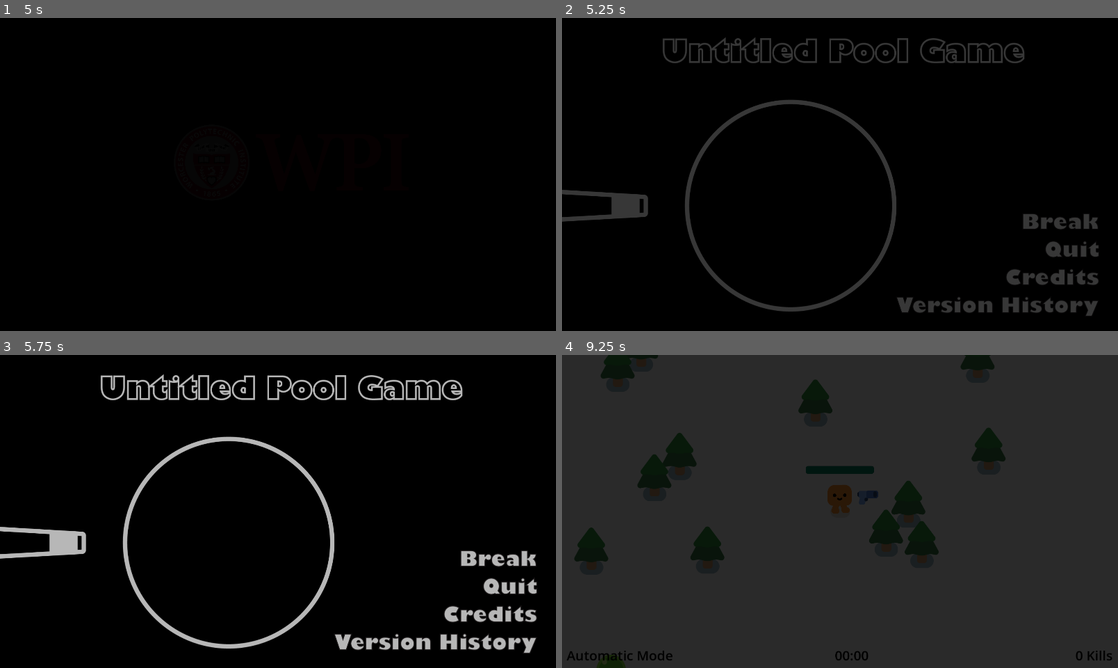
Above: before the commit, frames 1-4 (two rows, left to right).
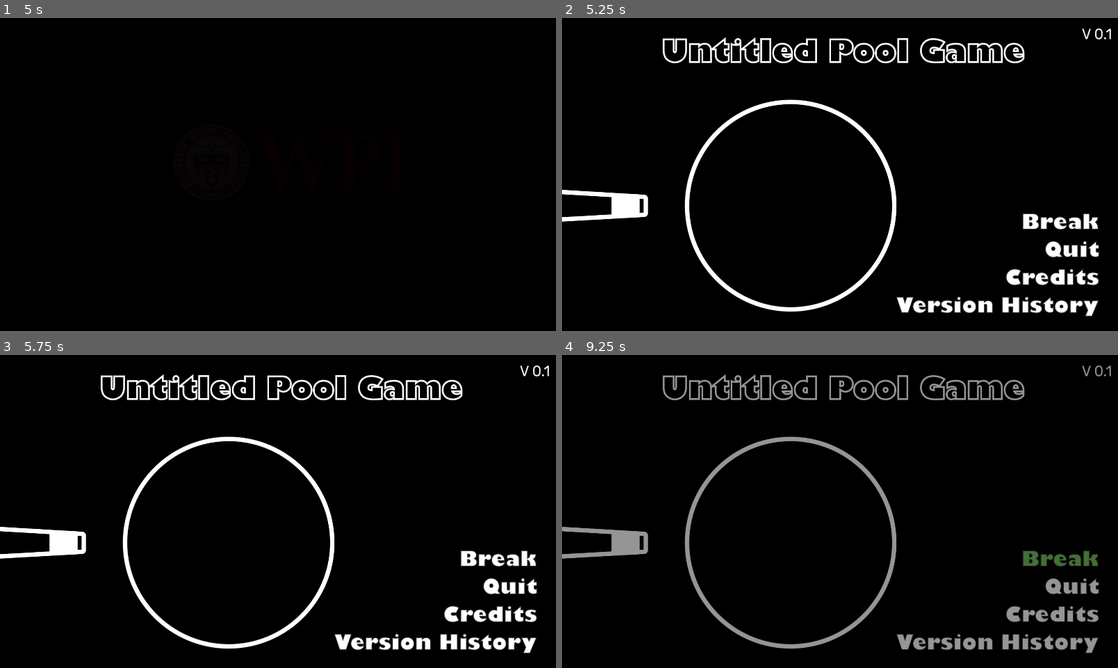
Above: after the commit, the same moments.

Repository: Muirotidua/IMGD1001-Project
Game: Godot game, scene res://scenes/splash_screen.tscn
Same seed, same stepped clock (60 frames per second), same inputs: the game is played once before the commit and once after it.
Inputs (mouse positions are in pixels of both pictures, inside the frame that each line leads up to):
- Up to frame 1 (5 s): move the mouse to (400, 158) at 0.52 s; press the mouse at (400, 158) at 0.53 s; hold D (move_right) 0.53-1.28 s; move the mouse to (166, 190) at 1.27 s; release the mouse at (166, 190) at 1.28 s; hold S (move_down) 1.28-2.03 s; click (166, 190) at 1.35 s; move the mouse to (333, 105) at 2.02 s; press the mouse at (333, 105) at 2.03 s; hold D (move_right) 2.03-2.78 s; tap Space (switch) at 2.1, 4.35 s; move the mouse to (250, 237) at 2.77 s; release the mouse at (250, 237) at 2.78 s; hold W (move_up) 2.78-3.53 s; click (250, 237) at 2.85 s; move the mouse to (444, 221) at 3.52 s; press the mouse at (444, 221) at 3.53 s; hold Left (left_tar) from 3.53 s (still down); move the mouse to (111, 127) at 4.27 s; release the mouse at (111, 127) at 4.28 s; click (111, 127) at 4.55 s
- Up to frame 2 (5.25 s): move the mouse to (867, 174) at 5.02 s; release Left (left_tar) at 5.03 s; press the mouse at (867, 174) at 5.03 s; hold S (move_down) from 5.03 s (still down)
- Up to frame 3 (5.75 s): keep holding S (move_down)
- Up to frame 4 (9.25 s): release S (move_down) at 5.75 s; release the mouse at (867, 511) at 5.75 s; click (995, 646) at 5.75 s; click (1051, 617) at 6.5 s; click (1062, 627) at 7.25 s, where only the run before the commit has a clickable "Back"; click (1062, 561) at 8 s; click (1062, 561) at 8.75 s

Frame 1 is identical in both runs. In frame 2, 7.0% of the frame differs, in the area x 0-99%, y 3-96%; in frame 3, 6.1%; in frame 4, 96%, in the area x 0-100%, y 0-100%.

Commit message:
Credits bug fixed
Fixed the credits scrolling bug

Diff:
--- a/default_bus_layout.tres
+++ b/default_bus_layout.tres
@@ -1,15 +1,4 @@
 [gd_resource type="AudioBusLayout" format=3 uid="uid://c0r1synmqj70v"]
 
 [resource]
-bus/1/name = &"Music"
-bus/1/solo = false
-bus/1/mute = false
-bus/1/bypass_fx = false
-bus/1/volume_db = 0.0
-bus/1/send = &"Master"
-bus/2/name = &"SFX"
-bus/2/solo = false
-bus/2/mute = false
-bus/2/bypass_fx = false
-bus/2/volume_db = 0.0
-bus/2/send = &"Master"
+bus/0/volume_db = 6.0199986
--- /dev/null
+++ b/scenes/credits.gd
@@ -0,0 +1,8 @@
+extends Node2D
+
+
+
+
+
+func _on_back_pressed() -> void:
+	get_tree().change_scene_to_file("res://scenes/main_menu.tscn")
--- a/scenes/credits.tscn
+++ b/scenes/credits.tscn
@@ -1,11 +1,9 @@
 [gd_scene load_steps=12 format=3 uid="uid://cbaury2loemd3"]
 
-[ext_resource type="Script" uid="uid://clwb6fvehmvpy" path="res://scenes/credits.gd" id="1_2ckv8"]
+[ext_resource type="Script" uid="uid://clwb6fvehmvpy" path="res://scripts/credits.gd" id="1_2ckv8"]
 [ext_resource type="FontFile" uid="uid://cp3v0aybpc3jl" path="res://Fonts/rubik/Rubik-Bold.ttf" id="3_8gwij"]
 
-[sub_resource type="LabelSettings" id="LabelSettings_mah5v"]
-font = ExtResource("3_8gwij")
-font_size = 100
+[sub_resource type="StyleBoxEmpty" id="StyleBoxEmpty_kyhnv"]
 
 [sub_resource type="Animation" id="Animation_kyhnv"]
 resource_name = "Credit_Scroll"
@@ -20,7 +18,7 @@
 "times": PackedFloat32Array(0, 2.5),
 "transitions": PackedFloat32Array(1, 1),
 "update": 0,
-"values": [Vector2(619, 1114), Vector2(619, 101)]
+"values": [Vector2(160, 1114), Vector2(160, 86)]
 }
 
 [sub_resource type="Animation" id="Animation_ooihk"]
@@ -35,7 +33,7 @@
 "times": PackedFloat32Array(0),
 "transitions": PackedFloat32Array(1),
 "update": 0,
-"values": [Vector2(619, 1114)]
+"values": [Vector2(160, 1114)]
 }
 
 [sub_resource type="AnimationLibrary" id="AnimationLibrary_ih6pn"]
@@ -64,22 +62,43 @@
 offset_bottom = 1090.0
 color = Color(0, 0, 0, 1)
 
-[node name="Label" type="Label" parent="."]
-offset_left = 619.0
+[node name="CreditsText" type="RichTextLabel" parent="."]
+offset_left = 160.0
 offset_top = 1114.0
-offset_right = 1386.0013
-offset_bottom = 1965.0002
-text = "Designer: Liam
+offset_right = 1527.0
+offset_bottom = 2006.0
+theme_override_colors/default_color = Color(1, 1, 1, 1)
+theme_override_colors/font_selected_color = Color(1, 1, 1, 0)
+theme_override_colors/selection_color = Color(0, 0, 0, 1)
+theme_override_fonts/normal_font = ExtResource("3_8gwij")
+theme_override_font_sizes/normal_font_size = 100
+theme_override_styles/focus = SubResource("StyleBoxEmpty_kyhnv")
+text = "Designer: Liam Blackwell
 
-Designer: Max
+Designer: Max B
 
-Designer: E
+Designer: E Hanford
 
-Designer: Eric"
-label_settings = SubResource("LabelSettings_mah5v")
+Designer: Eric Farquharson
+
+Wow You can Scrolll!!!
+
+
+
+
+
+
+
+
+
+
+"
+scroll_active = false
+deselect_on_focus_loss_enabled = false
+drag_and_drop_selection_enabled = false
 
 [node name="AnimationPlayer" type="AnimationPlayer" parent="."]
-root_node = NodePath("../Label")
+root_node = NodePath("../CreditsText")
 libraries = {
 &"": SubResource("AnimationLibrary_ih6pn")
 }
@@ -91,8 +110,8 @@
 offset_right = 1885.0
 offset_bottom = 1027.0
 theme_override_colors/font_color = Color(1, 1, 1, 1)
-theme_override_colors/font_pressed_color = Color(0.10980392, 0.6392157, 0.23529412, 1)
-theme_override_colors/font_hover_color = Color(0.10980392, 0.6392157, 0.23529412, 1)
+theme_override_colors/font_pressed_color = Color(0.22352941, 0.5019608, 0.078431375, 1)
+theme_override_colors/font_hover_color = Color(0.22352941, 0.49803922, 0.078431375, 1)
 theme_override_fonts/font = ExtResource("3_8gwij")
 theme_override_font_sizes/font_size = 100
 theme_override_styles/normal = SubResource("StyleBoxEmpty_2ckv8")
@@ -102,4 +121,6 @@
 theme_override_styles/focus = SubResource("StyleBoxEmpty_mah5v")
 text = "Back"
 
+[connection signal="animation_finished" from="AnimationPlayer" to="." method="_on_animation_player_animation_finished"]
+[connection signal="current_animation_changed" from="AnimationPlayer" to="." method="_on_animation_player_current_animation_changed"]
 [connection signal="pressed" from="Back" to="." method="_on_back_pressed"]
--- a/scenes/gun.tscn
+++ b/scenes/gun.tscn
@@ -1,8 +1,7 @@
-[gd_scene load_steps=5 format=3 uid="uid://du5i8r7jdycua"]
+[gd_scene load_steps=4 format=3 uid="uid://du5i8r7jdycua"]
 
 [ext_resource type="Script" uid="uid://bpyfw0mh6bsnv" path="res://scripts/gun.gd" id="1_dk5gl"]
 [ext_resource type="Texture2D" uid="uid://cswb5do8rrj7q" path="res://visuals/pistol/pistol.png" id="1_vk1bi"]
-[ext_resource type="AudioStream" uid="uid://bk23teeapkbd" path="res://sounds/sfx/billiard-hit.mp3" id="3_gp1hk"]
 
 [sub_resource type="CircleShape2D" id="CircleShape2D_dk5gl"]
 radius = 326.09814
@@ -29,8 +28,4 @@
 wait_time = 0.3
 autostart = true
 
-[node name="Bullet Shoot" type="AudioStreamPlayer" parent="."]
-stream = ExtResource("3_gp1hk")
-max_polyphony = 10
-
 [connection signal="timeout" from="Timer" to="." method="_on_timer_timeout"]
--- /dev/null
+++ b/scenes/main_menu.gd
@@ -0,0 +1,47 @@
+extends Node2D
+
+var clicked = null;
+var loaded = false;
+
+func _ready() -> void:
+	$"Fade/Fade Timer".start()
+	$Fade/AnimationPlayer.play("fade_out_black")
+
+
+func _on_start_pressed() -> void:
+	clicked = "start";
+	$"Fade/Fade Timer".start()
+	$Fade/AnimationPlayer.play("fade_in_black")
+
+
+func _on_version_notes_pressed() -> void:
+	clicked = "version_notes";
+	$Fade.show()
+	$"Fade/Fade Timer".start()
+	$Fade/AnimationPlayer.play("fade_in_black")
+
+
+func _on_credits_pressed() -> void:
+	clicked = "credits";
+	$Fade.show()
+	$"Fade/Fade Timer".start()
+	$Fade/AnimationPlayer.play("fade_in_black")
+
+
+func _on_quit_pressed() -> void:
+	get_tree().quit()
+
+
+
+
+
+func _on_fade_timer_timeout() -> void:
+	if !loaded:
+		loaded = true
+	else:
+		if clicked == "start":
+			get_tree().change_scene_to_file("res://scenes/survivorsgame.tscn")
+		if clicked == "credits":
+			get_tree().change_scene_to_file("res://scenes/credits.tscn")
+		if clicked == "version_notes":
+			get_tree().change_scene_to_file("res://scenes/version_history.tscn")
--- a/scenes/main_menu.tscn
+++ b/scenes/main_menu.tscn
@@ -1,6 +1,6 @@
-[gd_scene load_steps=12 format=3 uid="uid://dl1shq1p0uaq8"]
+[gd_scene load_steps=14 format=3 uid="uid://dl1shq1p0uaq8"]
 
-[ext_resource type="Script" uid="uid://cmqdpq5sqt7dv" path="res://scenes/main_menu.gd" id="1_l6cm7"]
+[ext_resource type="Script" uid="uid://cmqdpq5sqt7dv" path="res://scripts/main_menu.gd" id="1_l6cm7"]
 [ext_resource type="PackedScene" uid="uid://ba2hi0umofv6w" path="res://scenes/fade.tscn" id="2_ekxnf"]
 [ext_resource type="Texture2D" uid="uid://dfkiaswfuq7rc" path="res://visuals/main_menu/TempMainMenu.png" id="2_lgwnu"]
 [ext_resource type="Texture2D" uid="uid://bykmmvgdu3gpx" path="res://visuals/main_menu/StartButton.blank.png" id="3_5dd4i"]
@@ -11,6 +11,11 @@
 [ext_resource type="Texture2D" uid="uid://b24ot2i6crui7" path="res://visuals/main_menu/CreditButton.fill.png" id="8_7b55j"]
 [ext_resource type="Texture2D" uid="uid://b8m064ln7lx47" path="res://visuals/main_menu/QuitButton.blank.png" id="9_5pajh"]
 [ext_resource type="Texture2D" uid="uid://bumiwjpf8ole4" path="res://visuals/main_menu/QuitButton.fill.png" id="10_j7ex8"]
+[ext_resource type="FontFile" uid="uid://c1g6gofkf5f8s" path="res://Fonts/rubik/Rubik-Regular.ttf" id="12_flqon"]
+
+[sub_resource type="LabelSettings" id="LabelSettings_rcqid"]
+font = ExtResource("12_flqon")
+font_size = 50
 
 [node name="Main Menu" type="Node2D"]
 script = ExtResource("1_l6cm7")
@@ -22,9 +27,9 @@
 texture = ExtResource("2_lgwnu")
 
 [node name="Fade" parent="." instance=ExtResource("2_ekxnf")]
+visible = false
 top_level = true
 z_index = 100
-color = Color(0, 0, 0, 1)
 
 [node name="Fade Timer" type="Timer" parent="Fade"]
 one_shot = true
@@ -88,6 +93,14 @@
 texture_normal = ExtResource("9_5pajh")
 texture_hover = ExtResource("10_j7ex8")
 
+[node name="Label" type="Label" parent="."]
+offset_left = 1795.0
+offset_top = 26.0
+offset_right = 1939.0
+offset_bottom = 110.0
+text = "V 0.1"
+label_settings = SubResource("LabelSettings_rcqid")
+
 [connection signal="timeout" from="Fade/Fade Timer" to="." method="_on_fade_timer_timeout"]
 [connection signal="pressed" from="Buttons/Start" to="." method="_on_start_pressed"]
 [connection signal="pressed" from="Buttons/Version Notes" to="." method="_on_version_notes_pressed"]
--- a/scenes/player.tscn
+++ b/scenes/player.tscn
@@ -58,5 +58,3 @@
 theme_override_styles/fill = SubResource("StyleBoxFlat_hqtel")
 value = 100.0
 show_percentage = false
-
-[node name="Player Death" type="AudioStreamPlayer" parent="."]
--- /dev/null
+++ b/scenes/splash_screen.gd
@@ -0,0 +1,23 @@
+extends Node2D
+
+var loaded: bool = false
+
+func _ready():
+	$FadeTimer.start()
+	$Fade/AnimationPlayer.play("fade_out_black");
+	$WPILogo.set_scale(Vector2(0.3,0.3))
+
+func _process(delta: float):
+	$WPILogo.set_scale($WPILogo.get_scale() + Vector2(0.01, 0.01) * delta)
+
+func _on_fade_timer_timeout() -> void:
+	if loaded:
+		get_tree().change_scene_to_file("res://scenes/main_menu.tscn")
+	else:
+		loaded = true
+		$SplashTimer.start()
+
+
+func _on_splash_timer_timeout() -> void:
+	$FadeTimer.start()
+	$Fade/AnimationPlayer.play("fade_in_black")
--- a/scenes/splash_screen.tscn
+++ b/scenes/splash_screen.tscn
@@ -1,6 +1,6 @@
 [gd_scene load_steps=4 format=3 uid="uid://c58br4my2weka"]
 
-[ext_resource type="Script" uid="uid://ujg5tl7ogkca" path="res://scenes/splash_screen.gd" id="1_4gp4q"]
+[ext_resource type="Script" uid="uid://ujg5tl7ogkca" path="res://scripts/splash_screen.gd" id="1_4gp4q"]
 [ext_resource type="PackedScene" uid="uid://ba2hi0umofv6w" path="res://scenes/fade.tscn" id="2_3mj2l"]
 [ext_resource type="Texture2D" uid="uid://dlw842japfut1" path="res://visuals/splash/WPI_Inst_Prim_FulClr (1).png" id="3_vbcv6"]
 
--- a/scenes/survivorsgame.tscn
+++ b/scenes/survivorsgame.tscn
@@ -1,12 +1,10 @@
-[gd_scene load_steps=9 format=3 uid="uid://b7k4rlnkiqq3m"]
+[gd_scene load_steps=7 format=3 uid="uid://b7k4rlnkiqq3m"]
 
 [ext_resource type="Script" uid="uid://dkfrgjpg6jbww" path="res://scripts/survivorsgame.gd" id="1_xty38"]
 [ext_resource type="PackedScene" uid="uid://brv03ckg6yq36" path="res://scenes/Pointer.tscn" id="2_schfi"]
 [ext_resource type="PackedScene" uid="uid://ba2hi0umofv6w" path="res://scenes/fade.tscn" id="2_u8c7s"]
 [ext_resource type="PackedScene" uid="uid://c1sx7bic4uhdj" path="res://scenes/player.tscn" id="3_u8c7s"]
 [ext_resource type="PackedScene" uid="uid://c0gpy0pye4jr6" path="res://scenes/tree.tscn" id="4_pifhf"]
-[ext_resource type="AudioStream" uid="uid://0x1b76yowgdw" path="res://sounds/music/Candy Claws - Ceres & Calypso in the Deep Time - 06 Transitional Bird (Clever Girl).mp3" id="6_u8c7s"]
-[ext_resource type="AudioStream" uid="uid://djb81lyaq4yse" path="res://sounds/sfx/billiard-break.mp3" id="7_pifhf"]
 
 [sub_resource type="Curve2D" id="Curve2D_66u1r"]
 _data = {
@@ -162,16 +160,6 @@
 horizontal_alignment = 1
 vertical_alignment = 1
 
-[node name="Music" type="AudioStreamPlayer" parent="."]
-stream = ExtResource("6_u8c7s")
-volume_db = -20.0
-autoplay = true
-bus = &"Music"
-
-[node name="GameOverSound" type="AudioStreamPlayer" parent="."]
-process_mode = 3
-stream = ExtResource("7_pifhf")
-
 [connection signal="health_depleted" from="Player" to="." method="_on_player_health_depleted"]
 [connection signal="timeout" from="Spawn" to="." method="_on_timer_timeout"]
 [connection signal="timeout" from="Counter" to="." method="_on_counter_timeout"]
--- /dev/null
+++ b/scenes/version_history.gd
@@ -0,0 +1,8 @@
+extends Node2D
+
+
+func _on_back_pressed() -> void:
+	get_tree().change_scene_to_file("res://scenes/main_menu.tscn")
+
+func _ready() -> void:
+	$VersionNotes.get_v_scroll_bar().value = 0
--- a/scenes/version_history.tscn
+++ b/scenes/version_history.tscn
@@ -3,6 +3,8 @@
 [ext_resource type="Script" uid="uid://chyn2kar3tg8c" path="res://scripts/version_history.gd" id="1_4leat"]
 [ext_resource type="FontFile" uid="uid://cp3v0aybpc3jl" path="res://Fonts/rubik/Rubik-Bold.ttf" id="1_cikha"]
 [ext_resource type="FontFile" uid="uid://dvpvovkqfuk3s" path="res://Fonts/rubik/Rubik-Medium.ttf" id="2_4leat"]
+
+[sub_resource type="StyleBoxEmpty" id="StyleBoxEmpty_4leat"]
 
 [sub_resource type="StyleBoxEmpty" id="StyleBoxEmpty_xbik1"]
 
@@ -11,8 +13,6 @@
 [sub_resource type="StyleBoxEmpty" id="StyleBoxEmpty_0po0f"]
 
 [sub_resource type="StyleBoxEmpty" id="StyleBoxEmpty_g6662"]
-
-[sub_resource type="StyleBoxEmpty" id="StyleBoxEmpty_732ry"]
 
 [node name="VersionHistory" type="Node2D"]
 script = ExtResource("1_4leat")
@@ -24,30 +24,13 @@
 offset_bottom = 1107.0
 color = Color(0, 0, 0, 1)
 
-[node name="Back" type="Button" parent="."]
-offset_left = 1573.0
-offset_top = 863.0
-offset_right = 1868.0
-offset_bottom = 1010.0
-theme_override_colors/font_color = Color(1, 1, 1, 1)
-theme_override_colors/font_pressed_color = Color(0.10980392, 0.6392157, 0.23529412, 1)
-theme_override_colors/font_hover_color = Color(0.10980392, 0.6392157, 0.23529412, 1)
-theme_override_fonts/font = ExtResource("1_cikha")
-theme_override_font_sizes/font_size = 100
-theme_override_styles/normal = SubResource("StyleBoxEmpty_xbik1")
-theme_override_styles/pressed = SubResource("StyleBoxEmpty_dvc5c")
-theme_override_styles/hover = SubResource("StyleBoxEmpty_0po0f")
-theme_override_styles/disabled = SubResource("StyleBoxEmpty_g6662")
-theme_override_styles/focus = SubResource("StyleBoxEmpty_732ry")
-text = "Back"
-
-[node name="RichTextLabel" type="RichTextLabel" parent="."]
-offset_left = 46.0
-offset_top = 52.0
-offset_right = 1871.0
-offset_bottom = 777.0
+[node name="VersionNotes" type="RichTextLabel" parent="."]
+offset_left = 232.0
+offset_top = 67.0
+offset_right = 1728.0
+offset_bottom = 949.0
 theme_override_fonts/normal_font = ExtResource("2_4leat")
-theme_override_font_sizes/normal_font_size = 60
+theme_override_font_sizes/normal_font_size = 80
 text = "V 0.1
 
 -Added a WPI Splash Screen
@@ -56,7 +39,27 @@
 
 -Added scrolling credits
 
--Added Version History Notes"
+-Added Version History Notes
+
+-You can scroll here too!!!
+"
 horizontal_alignment = 1
 
+[node name="Back" type="Button" parent="."]
+offset_left = 1590.0
+offset_top = 880.0
+offset_right = 1940.0
+offset_bottom = 1011.0
+theme_override_colors/font_pressed_color = Color(0.14901961, 0.5764706, 0.078431375, 1)
+theme_override_colors/font_hover_color = Color(0.1764706, 0.6431373, 0.078431375, 1)
+theme_override_fonts/font = ExtResource("1_cikha")
+theme_override_font_sizes/font_size = 100
+theme_override_styles/normal = SubResource("StyleBoxEmpty_4leat")
+theme_override_styles/pressed = SubResource("StyleBoxEmpty_xbik1")
+theme_override_styles/hover = SubResource("StyleBoxEmpty_dvc5c")
+theme_override_styles/disabled = SubResource("StyleBoxEmpty_0po0f")
+theme_override_styles/focus = SubResource("StyleBoxEmpty_g6662")
+text = "Back"
+flat = true
+
 [connection signal="pressed" from="Back" to="." method="_on_back_pressed"]
--- a/scripts/credits.gd
+++ b/scripts/credits.gd
@@ -2,3 +2,12 @@
 
 func _on_back_pressed() -> void:
 	get_tree().change_scene_to_file("res://scenes/main_menu.tscn")
+
+
+
+	$CreditsText.scroll_active = true
+
+
+func _on_animation_player_animation_finished(anim_name: StringName) -> void:
+	if anim_name == "Credit_Scroll":
+		$CreditsText.scroll_active = true
--- a/scripts/gun.gd
+++ b/scripts/gun.gd
@@ -2,8 +2,6 @@
 
 @onready var mode_label: Label = $"../../UI/Mode"
 @onready var pointer = $"../../Pointer"
-
-@onready var shootSound = $"Bullet Shoot"
 
 var manual: bool = false
 var cooled: bool = false
@@ -45,7 +43,6 @@
 
 func shoot():
 	if cooled:
-		shootSound.play()
 		const BULLET = preload("res://scenes/bullet.tscn")
 		var new_bullet = BULLET.instantiate()
 		new_bullet.global_position = %ShootingPoint.global_position
--- a/scripts/main_menu.gd
+++ b/scripts/main_menu.gd
@@ -12,7 +12,7 @@
 		clicked = "start";
 		$"Fade/Fade Timer".start()
 		$Fade/AnimationPlayer.play("fade_in_black")
-
+		%StartSelect.play();
 
 func _on_version_notes_pressed() -> void:
 	if clicked == null:
@@ -20,7 +20,7 @@
 		$Fade.show()
 		$"Fade/Fade Timer".start()
 		$Fade/AnimationPlayer.play("fade_in_black")
-
+		%OptionSelect.play()
 
 func _on_credits_pressed() -> void:
 	if clicked == null:
@@ -28,7 +28,7 @@
 		$Fade.show()
 		$"Fade/Fade Timer".start()
 		$Fade/AnimationPlayer.play("fade_in_black")
-
+		%OptionSelect.play()
 
 func _on_quit_pressed() -> void:
 	get_tree().quit()
--- a/scripts/player.gd
+++ b/scripts/player.gd
@@ -1,12 +1,8 @@
 extends CharacterBody2D
-
-#@onready var deathSound = $"Player Death"
 
 signal health_depleted
 
 var health = 100.0
-
-
 
 func _physics_process(delta):
 	var direction = Input.get_vector("move_left","move_right","move_up","move_down")
@@ -24,5 +20,4 @@
 		health -= DAMAGE_RATE * overlapping_mobs.size() * delta
 		%ProgressBar.value = health
 		if health <= 0.0:
-			#deathSound.play()
 			health_depleted.emit()
Binary file changed: icon.png
Not shown, added: scenes/credits.gd.uid
Not shown, added: scenes/main_menu.gd.uid
Not shown, added: scenes/splash_screen.gd.uid
Not shown, added: scenes/version_history.gd.uid
